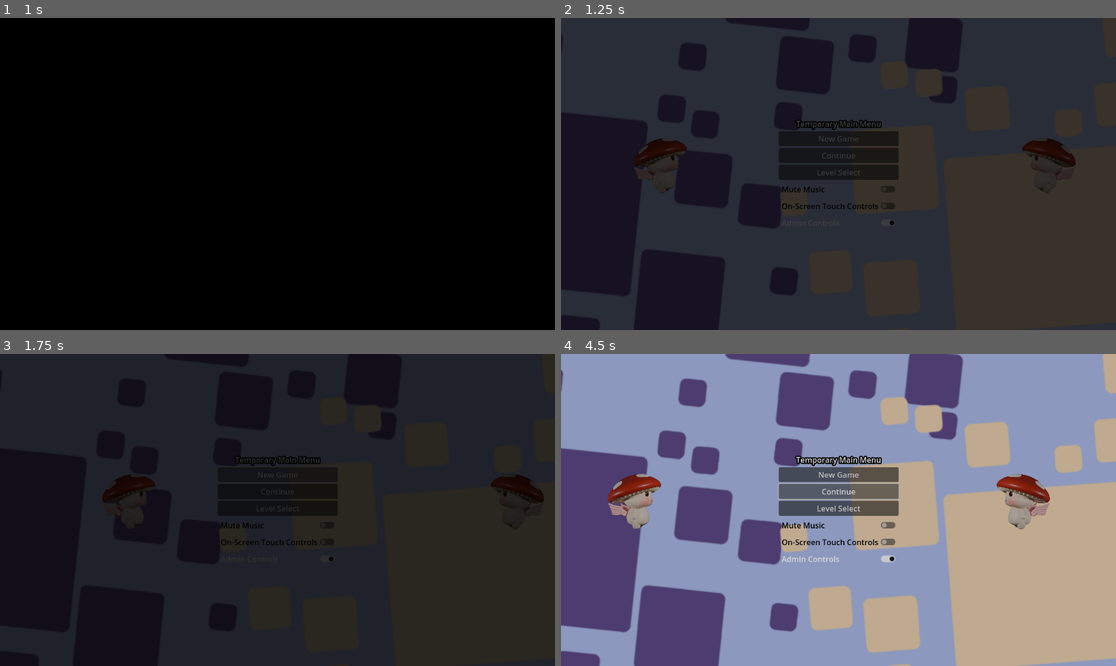
Above: before the commit, frames 1-4 (two rows, left to right).
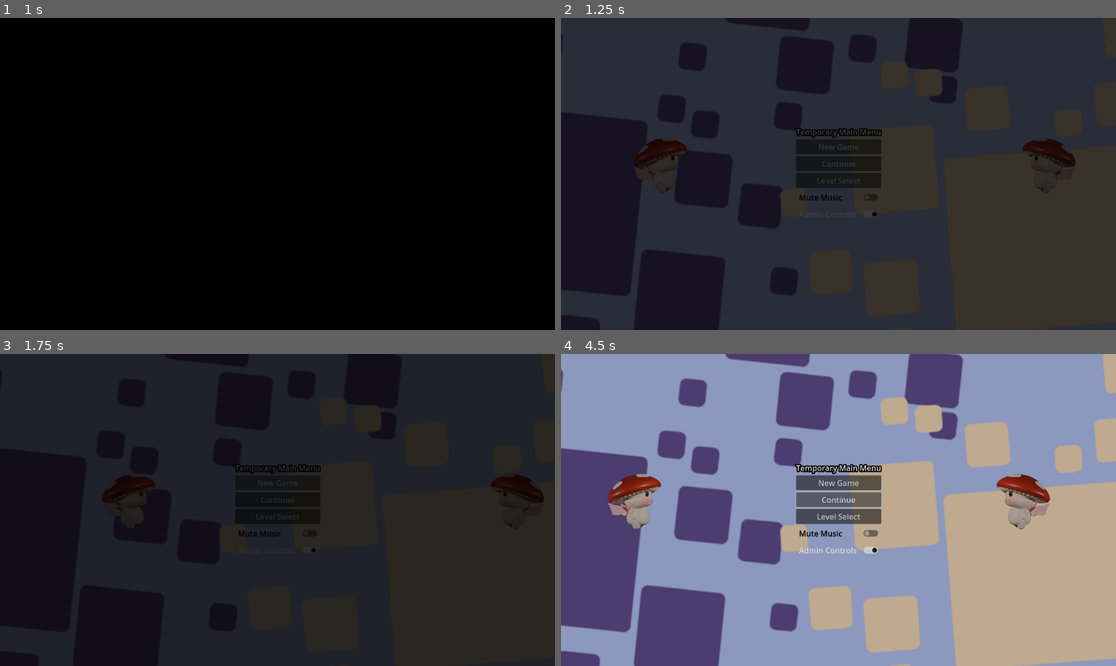
Above: after the commit, the same moments.

Repository: dustngroh/CapstoneProject
Game: Godot game, scene res://scenes/main/Game.tscn
Same seed, same stepped clock (60 frames per second), same inputs: the game is played once before the commit and once after it. The engine's default icon, where the game draws it, is replaced by a stand-in: a white triangle on a blue panel in a dark square.
Inputs:
- Up to frame 1 (1 s): tap Enter at 0.5 s; hold Right (walk_right) from 0.53 s (still down); tap Space (jump) at 0.6, 0.77 s
- Up to frame 2 (1.25 s): keep holding Right (walk_right); tap Space (jump) at 1.07 s
- Up to frame 3 (1.75 s): release Right (walk_right) at 1.25 s; click "New Game" at 1.25 s
- Up to frame 4 (4.5 s): click "New Game" at 2 s; click "Main Menu" at 2.75 s; click "Next Level" at 3.5 s; click "Continue" at 4.25 s

Frame 1 is identical in both runs. In frame 2, 2.3% of the frame differs, in the area x 39-61%, y 32-67%; in frame 3, 0.5%; in frame 4, 3.5%.

Commit message:
Delete old TouchControls script. Try to auto detect mobile.

Diff:
--- a/run-game/scenes/common/touch_controls.gd
+++ /dev/null
@@ -1,37 +0,0 @@
-extends Control
-
-signal move_left_pressed
-signal move_right_pressed
-signal jump_pressed
-signal move_left_released
-signal move_right_released
-
-
-# Called when the node enters the scene tree for the first time.
-func _ready() -> void:
-	pass # Replace with function body.
-
-
-# Called every frame. 'delta' is the elapsed time since the previous frame.
-func _process(delta: float) -> void:
-	pass
-
-
-func _on_left_button_button_down() -> void:
-	emit_signal('move_left_pressed')
-
-
-func _on_left_button_button_up() -> void:
-	emit_signal('move_left_released')
-
-
-func _on_right_button_button_down() -> void:
-	emit_signal('move_right_pressed')
-
-
-func _on_right_button_button_up() -> void:
-	emit_signal('move_right_released')
-
-
-func _on_jump_button_pressed() -> void:
-	emit_signal('jump_pressed')
--- a/run-game/scenes/common/touch_controls.tscn
+++ b/run-game/scenes/common/touch_controls.tscn
@@ -1,12 +1,8 @@
-[gd_scene load_steps=6 format=3 uid="uid://coopu6svniep4"]
+[gd_scene load_steps=4 format=3 uid="uid://coopu6svniep4"]
 
-[ext_resource type="Script" path="res://scenes/common/touch_controls.gd" id="1_3ptop"]
 [ext_resource type="Texture2D" uid="uid://d1f7rnc5pjacl" path="res://assets/level_select/buttons/level3.png" id="2_61g0y"]
 [ext_resource type="Texture2D" uid="uid://1gql81t58cmb" path="res://assets/level_select/buttons/level1.png" id="2_tylip"]
 [ext_resource type="Texture2D" uid="uid://3v7mcs4q3r0" path="res://assets/level_select/buttons/level2.png" id="3_yjc3y"]
-
-[sub_resource type="CircleShape2D" id="CircleShape2D_jn7qn"]
-radius = 51.51
 
 [node name="TouchControls" type="Control" groups=["TouchControls"]]
 layout_mode = 3
@@ -16,55 +12,6 @@
 grow_horizontal = 2
 grow_vertical = 2
 mouse_filter = 2
-script = ExtResource("1_3ptop")
-
-[node name="RightButton" type="Button" parent="."]
-visible = false
-layout_mode = 1
-anchors_preset = -1
-anchor_left = 0.925347
-anchor_top = 0.816358
-anchor_right = 0.925347
-anchor_bottom = 0.816358
-offset_left = -95.0
-offset_top = -31.0
-grow_horizontal = 0
-grow_vertical = 0
-mouse_filter = 1
-text = "Move Right"
-metadata/_edit_use_anchors_ = true
-
-[node name="LeftButton" type="Button" parent="."]
-visible = false
-layout_mode = 1
-anchors_preset = -1
-anchor_left = 0.8125
-anchor_top = 0.816358
-anchor_right = 0.8125
-anchor_bottom = 0.816358
-offset_left = -95.0
-offset_top = -31.0
-grow_horizontal = 0
-grow_vertical = 0
-mouse_filter = 1
-text = "Move Left"
-metadata/_edit_use_anchors_ = true
-
-[node name="JumpButton" type="Button" parent="."]
-visible = false
-layout_mode = 1
-anchors_preset = -1
-anchor_left = 0.0928819
-anchor_top = 0.761574
-anchor_right = 0.0928819
-anchor_bottom = 0.761574
-offset_top = -15.5
-offset_right = 95.0
-offset_bottom = 15.5
-grow_vertical = 2
-mouse_filter = 1
-text = "     Jump     "
-metadata/_edit_use_anchors_ = true
 
 [node name="HBoxContainer" type="HBoxContainer" parent="."]
 layout_mode = 1
@@ -82,12 +29,13 @@
 position = Vector2(-100, -130)
 texture_normal = ExtResource("2_tylip")
 action = "walk_right"
+visibility_mode = 1
 
 [node name="LeftTouchButton" type="TouchScreenButton" parent="HBoxContainer"]
 position = Vector2(-250, -130)
 texture_normal = ExtResource("3_yjc3y")
-shape = SubResource("CircleShape2D_jn7qn")
 action = "walk_left"
+visibility_mode = 1
 
 [node name="Control" type="Control" parent="."]
 layout_mode = 1
@@ -102,9 +50,4 @@
 position = Vector2(100, -130)
 texture_normal = ExtResource("2_61g0y")
 action = "jump"
-
-[connection signal="button_down" from="RightButton" to="." method="_on_right_button_button_down"]
-[connection signal="button_up" from="RightButton" to="." method="_on_right_button_button_up"]
-[connection signal="button_down" from="LeftButton" to="." method="_on_left_button_button_down"]
-[connection signal="button_up" from="LeftButton" to="." method="_on_left_button_button_up"]
-[connection signal="pressed" from="JumpButton" to="." method="_on_jump_button_pressed"]
+visibility_mode = 1
--- a/run-game/scenes/entities/characters/player/character_body_2d.gd
+++ b/run-game/scenes/entities/characters/player/character_body_2d.gd
@@ -19,22 +19,6 @@
 var last_direction = 0
 var last_direction_time = 0.0
 
-# Movement state variables (controlled by touch input)
-var move_left = false
-var move_right = false
-var jump = false
-
-func _ready():
-
-	# Connect to TouchControls signals
-	var touch_controls = get_tree().get_first_node_in_group("TouchControls")
-
-	if touch_controls:
-		touch_controls.move_left_pressed.connect(_on_move_left_pressed)
-		touch_controls.move_left_released.connect(_on_move_left_released)
-		touch_controls.move_right_pressed.connect(_on_move_right_pressed)
-		touch_controls.move_right_released.connect(_on_move_right_released)
-		touch_controls.jump_pressed.connect(_on_jump_pressed)
 
 func _physics_process(delta: float) -> void:
 
@@ -46,11 +30,6 @@
 	velocity.y += gravity * delta
 	var dir = Input.get_axis("walk_left", "walk_right")
 
-	# Set movement direction based on touch input
-	if move_left:
-		dir = -1.0
-	elif move_right:
-		dir = 1.0
 
 	if Input.is_action_pressed("hold_down"):
 		$AnimatedSprite2D.play("down")
@@ -79,9 +58,8 @@
 	$AnimatedSprite2D.flip_h = velocity.x < 0
 
 	move_and_slide()
-	if (Input.is_action_just_pressed("jump") || jump) and is_on_floor():
+	if Input.is_action_just_pressed("jump") and is_on_floor():
 		velocity.y = jump_speed
-		jump = false # Reset jump flag
 
 	for i in get_slide_collision_count():
 		var c = get_slide_collision(i)
@@ -94,19 +72,3 @@
 
 func reset_speed():
 	speed = normal_speed
-
-# --- Functions for Touch Input Handling ---
-func _on_move_left_pressed():
-	move_left = true
-
-func _on_move_left_released():
-	move_left = false
-
-func _on_move_right_pressed():
-	move_right = true
-
-func _on_move_right_released():
-	move_right = false
-
-func _on_jump_pressed():
-	jump = true
--- a/run-game/scenes/levels/base_level.gd
+++ b/run-game/scenes/levels/base_level.gd
@@ -30,8 +30,10 @@
 
 
 func _ready():
-	# Check for touch controls, must be added before spawn_player()
-	if Settings.touch_controls_enabled:
+	# Check for touch controls
+	#if Settings.touch_controls_enabled:
+	# Check if mobile user
+	if (OS.has_feature("web_android") or OS.has_feature("web_ios")):
 
 		# Remove any existing controls first
 		var existing_touch_controls = get_tree().get_nodes_in_group("TouchControls")
--- a/run-game/scenes/main/MainMenu.tscn
+++ b/run-game/scenes/main/MainMenu.tscn
@@ -106,6 +106,7 @@
 text = "Mute Music"
 
 [node name="TouchControlsButton" type="CheckButton" parent="VBoxContainer"]
+visible = false
 layout_mode = 2
 theme_override_colors/font_color = Color(0, 0, 0, 1)
 text = "On-Screen Touch Controls"
Not shown, changed: docs/index.html
Not shown, changed: docs/index.pck
